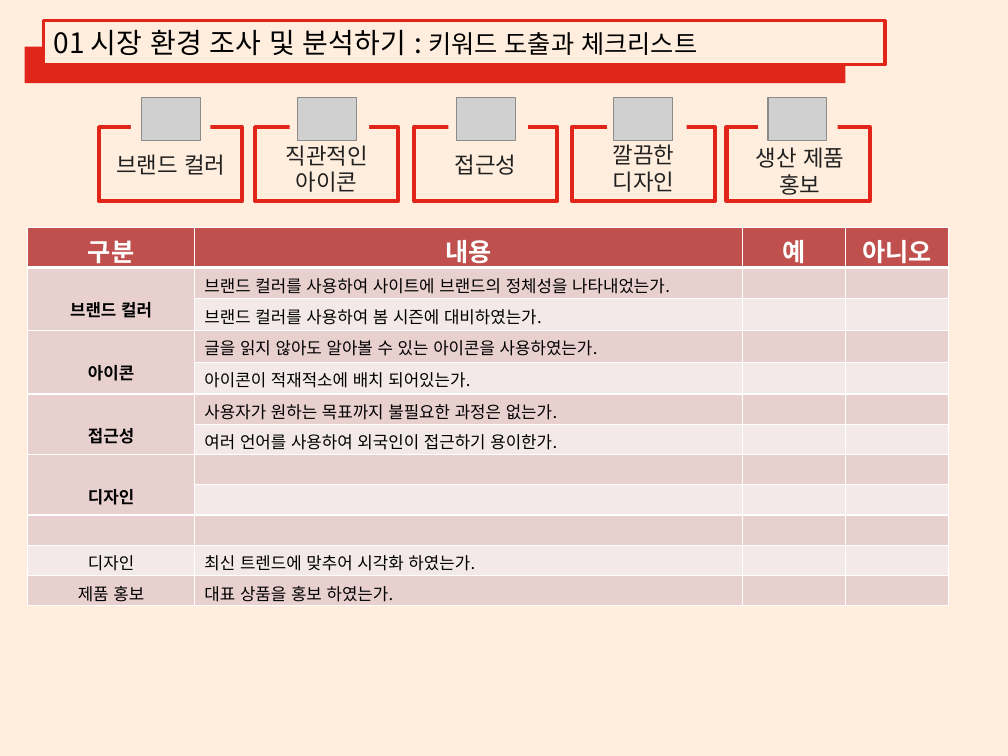
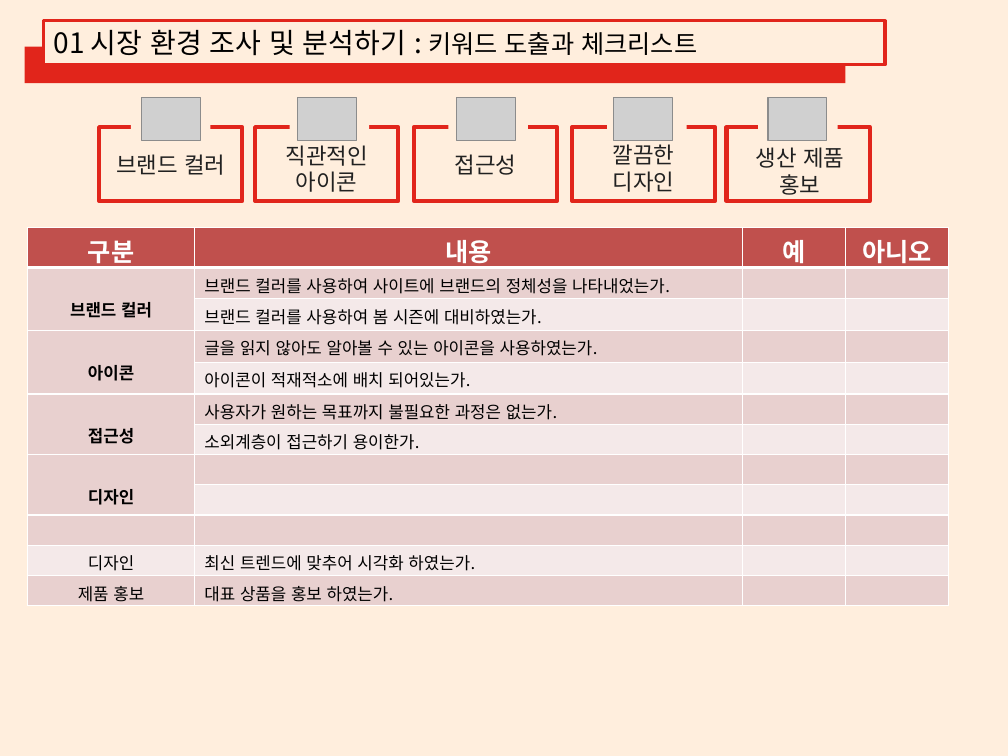
Before and after one commit to LEEGYUNGRIM/report01, a slide deck: slide 9 of 디자인설계 및 조사분석.pptx. Drawn at 1008x756 pixels with LibreOffice and Linux fonts; fonts in the diff are those of the drawing; grey boxes stand for pictures. Boxes give left, top, right and bottom in pixels: in the first picture for what was removed or moved away, otherwise in the second. Text is boxed around its words. In the diff, an @@ line names an element or a change of style, - is before the commit and + after.

```diff
--- a/디자인설계 및 조사분석.pptx
+++ b/디자인설계 및 조사분석.pptx
@@ table at [28, 227, 948, 606] @@
-row 7, column 2: 여러 언어를 사용하여 외국인이 접근하기 용이한가.
+row 7, column 2: 소외계층이 접근하기 용이한가.
```
